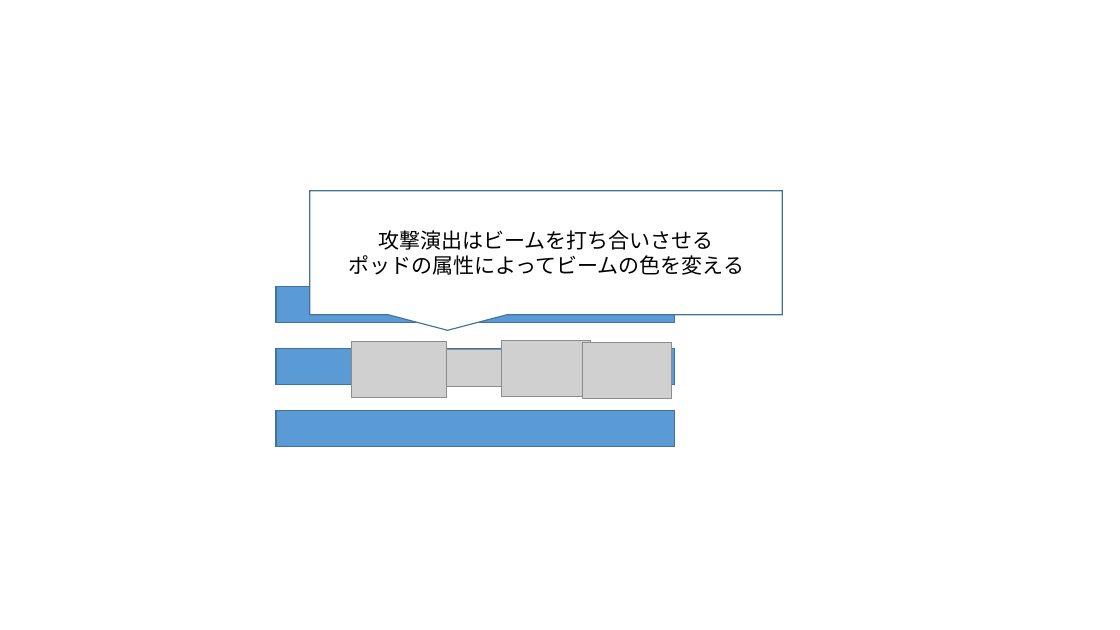
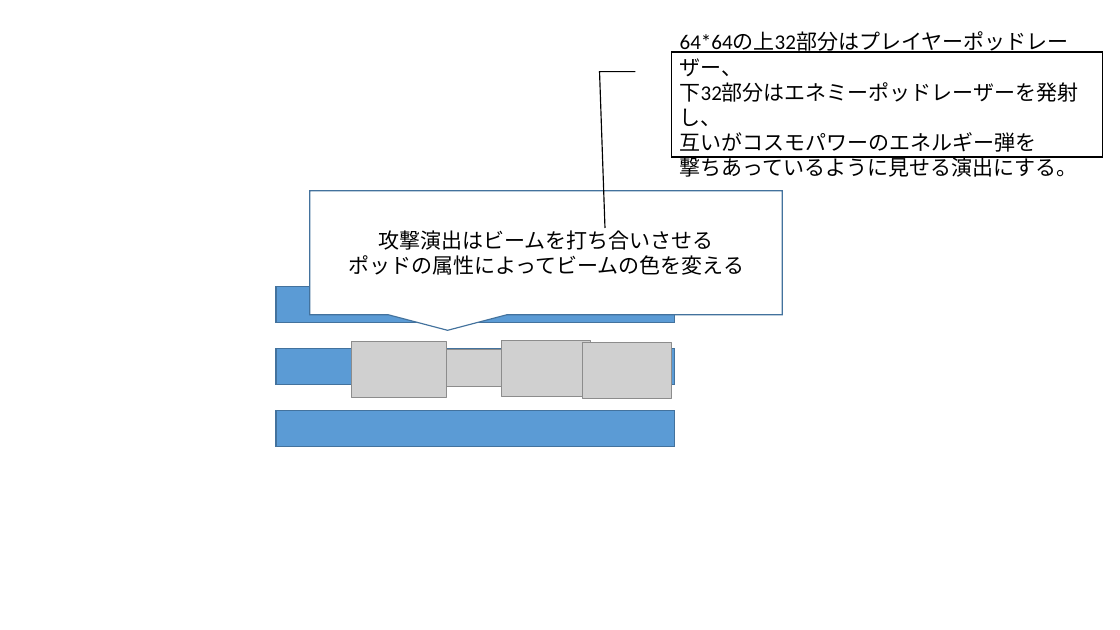
Before and after one commit to team556/team, a slide deck: slide 4 of 戦闘演出仕様.pptx. Drawn at 1120x630 pixels with LibreOffice and Linux fonts; fonts in the diff are those of the drawing; grey boxes stand for pictures. Boxes give left, top, right and bottom in pixels: in the first picture for what was removed or moved away, otherwise in the second. Text is boxed around its words. In the diff, an @@ line names an element or a change of style, - is before the commit and + after.

Commit message:
戦闘演出仕様追記

```diff
--- a/戦闘演出仕様.pptx
+++ b/戦闘演出仕様.pptx
@@ border callout added at bbox=[671, 52, 1102, 157], fill #FFFFFF, outline #000000 1 pt, 18 pt, text #000000 @@
+64*64の上32部分はプレイヤーポッドレーザー、
+下32部分はエネミーポッドレーザーを発射し、
+互いがコスモパワーのエネルギー弾を
+撃ちあっているように見せる演出にする。
```
Also in this commit, not shown: 1 other slide changed.
